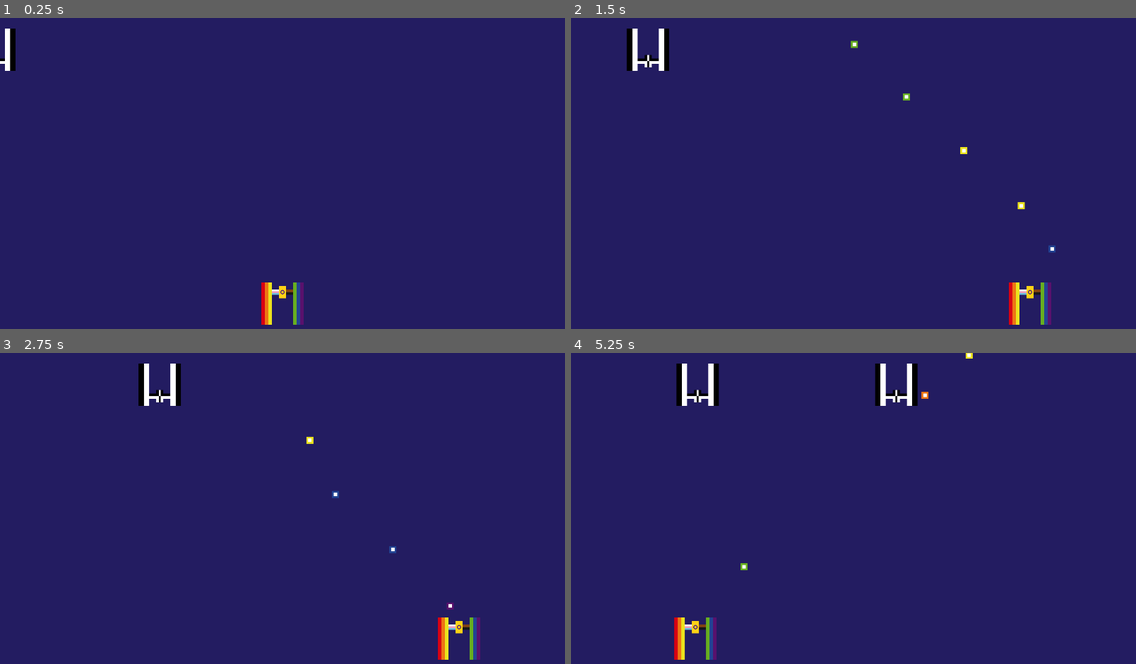
Above: before the commit, frames 1-4 (two rows, left to right).
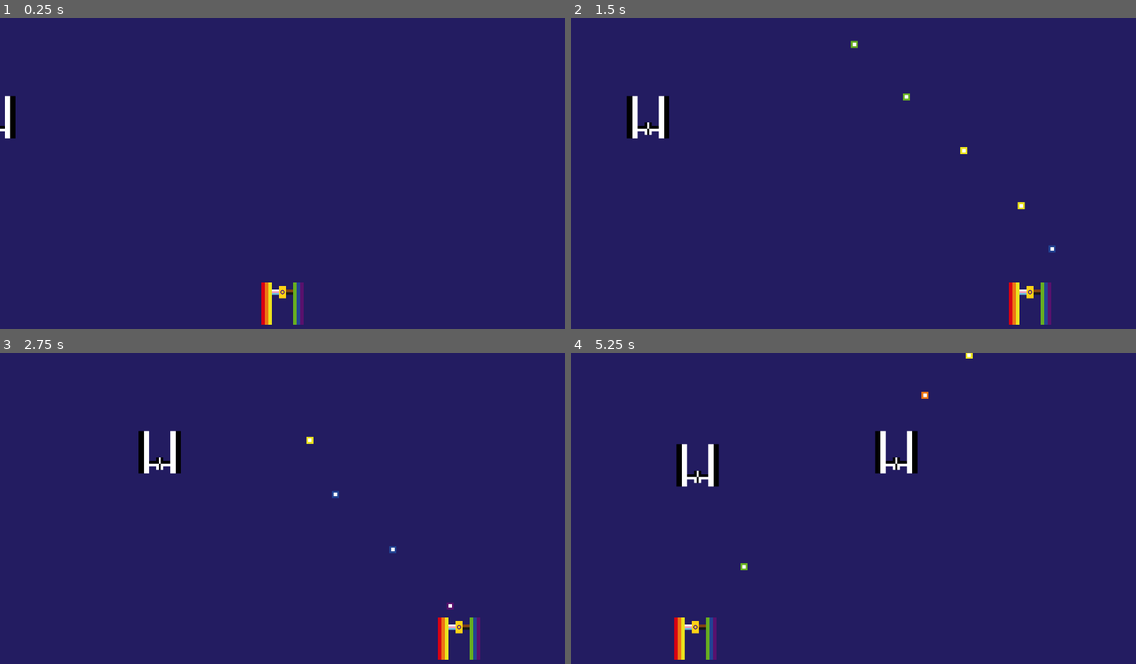
Above: after the commit, the same moments.

Repository: yndajas/qgjam-2023
Game: Godot game, scene res://main.tscn
Two runs of this game, one before a commit and one after it. Both use one fixed random seed, a clock stepped at 60 frames per second and the inputs below. The project has no main scene, so this scene is started directly.
Inputs:
- Up to frame 1 (0.25 s): no input
- Up to frame 2 (1.5 s): hold Right (move_right) 0.53-1.28 s; hold Space (fire) 0.53-1.28 s; hold Left (move_left) from 1.28 s (still down); tap Space (fire) at 1.35 s
- Up to frame 3 (2.75 s): release Left (move_left) at 2.03 s; hold Right (move_right) from 2.03 s (still down); hold Space (fire) from 2.03 s (still down)
- Up to frame 4 (5.25 s): release Space (fire) at 2.78 s; tap Space (fire) at 2.85, 4.35 s; release Right (move_right) at 3.53 s; hold Space (fire) 3.53-4.28 s; hold Left (move_left) from 3.53 s (still down); hold Space (fire) from 5.03 s (still down)

The runs differ from the first frame. In frame 1, 0.5% of the frame differs, in the area x 0-3%, y 3-39%; in frame 2, 1.3%; in frame 3, 1.2%; in frame 4, 2.6%, in the area x 18-62%, y 3-44%.

Commit message:
Randomise enemy spawn height
From the top edge at 24 pixels to the bottom edge at half the viewport

Diff:
--- a/scripts/enemy.gd
+++ b/scripts/enemy.gd
@@ -1,6 +1,9 @@
 extends CharacterBody2D
 
 const EXPECTED_EDGE_OFFSET: int = 48
+const EXPECTED_SPRITE_SIZE = 96
+const MINIMUM_SPAWN_Y = EXPECTED_EDGE_OFFSET + 24
+const MAXIMUM_SPAWN_Y = floor(Global.PLAYABLE_BOTTOM_EDGE / 2.0) - EXPECTED_SPRITE_SIZE
 const SPEED: float = 150.0
 @onready var sprite: Sprite2D = $Sprite2D
 @onready var sprite_size: float = sprite.get_rect().size[0]
--- a/scripts/main.gd
+++ b/scripts/main.gd
@@ -14,7 +14,9 @@
 
 func spawn_enemy() -> void:
 	var enemy: CharacterBody2D = enemy_scene.instantiate()
-	enemy.global_position = Vector2(-enemy.EXPECTED_EDGE_OFFSET, enemy.EXPECTED_EDGE_OFFSET + 24)
+	enemy.global_position = Vector2(
+		-enemy.EXPECTED_EDGE_OFFSET, randf_range(enemy.MINIMUM_SPAWN_Y, enemy.MAXIMUM_SPAWN_Y)
+	)
 	get_tree().get_root().add_child.call_deferred(enemy)
 
 
Not shown, changed: TODO.md
